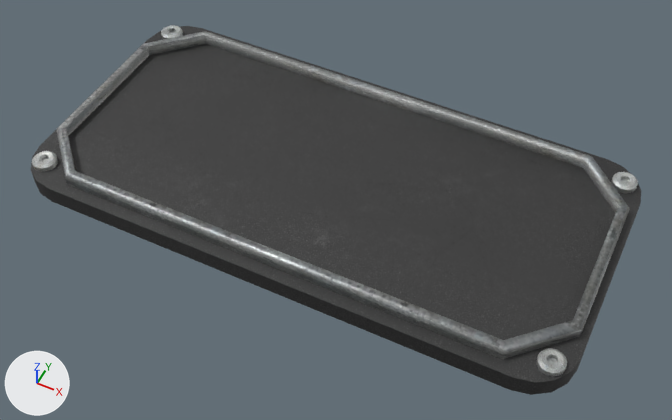
The FBX model Assets/3D/Side Panels/F_Console_Panel_01.fbx as it was, and as the next commit left it.
One viewpoint serves both versions: a 50 mm camera at (0.771, -1.517, 1.785) aimed at (0.04, -0.054, -0.043). Lighting does not change. The marker at lower left points along +X, +Y and +Z. The picture after the commit comes second.

In view in the first picture: 'F_Console_Panel_01'.
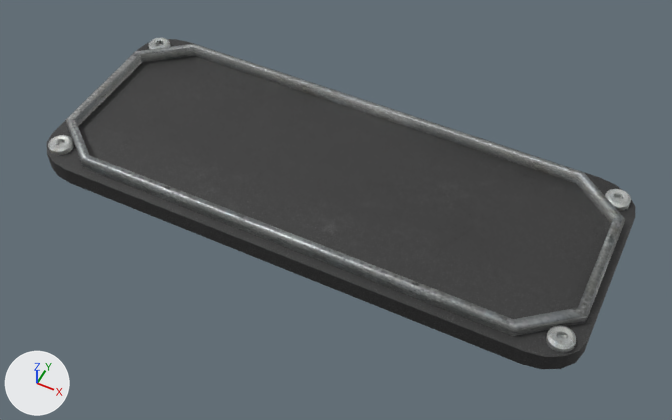
Pixel boxes [x1, y1, x2, y2] of what changed, in the pictures (672 x 420 px; the box of a moved part takes in the faces that stretch with it):
'F_Console_Panel_01', reshaped, rescaled (11% shorter): before [31, 25, 641, 395]; after [47, 38, 635, 369]
part 1 of me_cube_001, moved or reshaped: before [32, 151, 58, 172]; after [48, 135, 74, 155]
part 2 of me_cube_001, moved or reshaped: before [536, 348, 567, 377]; after [546, 325, 576, 353]
part 3 of me_cube_001, moved or reshaped: before [161, 25, 183, 40]; after [149, 38, 171, 49]
part 4 of me_cube_001, moved or reshaped: before [611, 172, 638, 193]; after [605, 189, 631, 211]

The edits, one by one:
me_cube_001 has 384 vertices, 365 faces and spans x -307.0..307.0, y -11.0..24.0, z -153.0..153.0.
me_cube_001 is used by ob_f_console_panel_01; location (0.0, 0.0, 0.0); rotation (1.571, 0.0, 0.0), in degrees (90, 0, 0); scale (0.00245, 0.00245, 0.00245).
me_cube_001 part 1: 2 vertices moved within x -289.0..-279.0, y 18.0, z 126.0; 68 vertices removed from x -297.0..-271.0, y 10.0..18.0, z 111.0..136.0; 68 vertices added at x -297.0..-271.0, y 10.0..18.0, z 104.0..135.0.
me_cube_001 part 2: 3 vertices moved from x 279.0..293.0, y 18.0, z 126.0..128.0 to x 279.0..291.0, y 18.0, z 126.0..129.0; 67 vertices removed from x 271.0..297.0, y 10.0..18.0, z 111.0..136.0; 67 vertices added at x 271.0..297.0, y 10.0..18.0, z 104.0..135.0.
me_cube_001 part 3: 66 vertices moved from x -297.0..-271.0, y 10.0..18.0, z -134.0..-111.0 to x -297.0..-271.0, y 10.0..18.0, z -133.0..-104.0.
me_cube_001 part 4: 66 vertices moved from x 271.0..297.0, y 10.0..18.0, z -134.0..-111.0 to x 271.0..297.0, y 10.0..18.0, z -133.0..-104.0.
Object 'F_Console_Panel_01' (ob_f_console_panel_01) is rescaled from (0.00245, 0.00245, 0.00245) to (0.00245, 0.00245, 0.00196).
